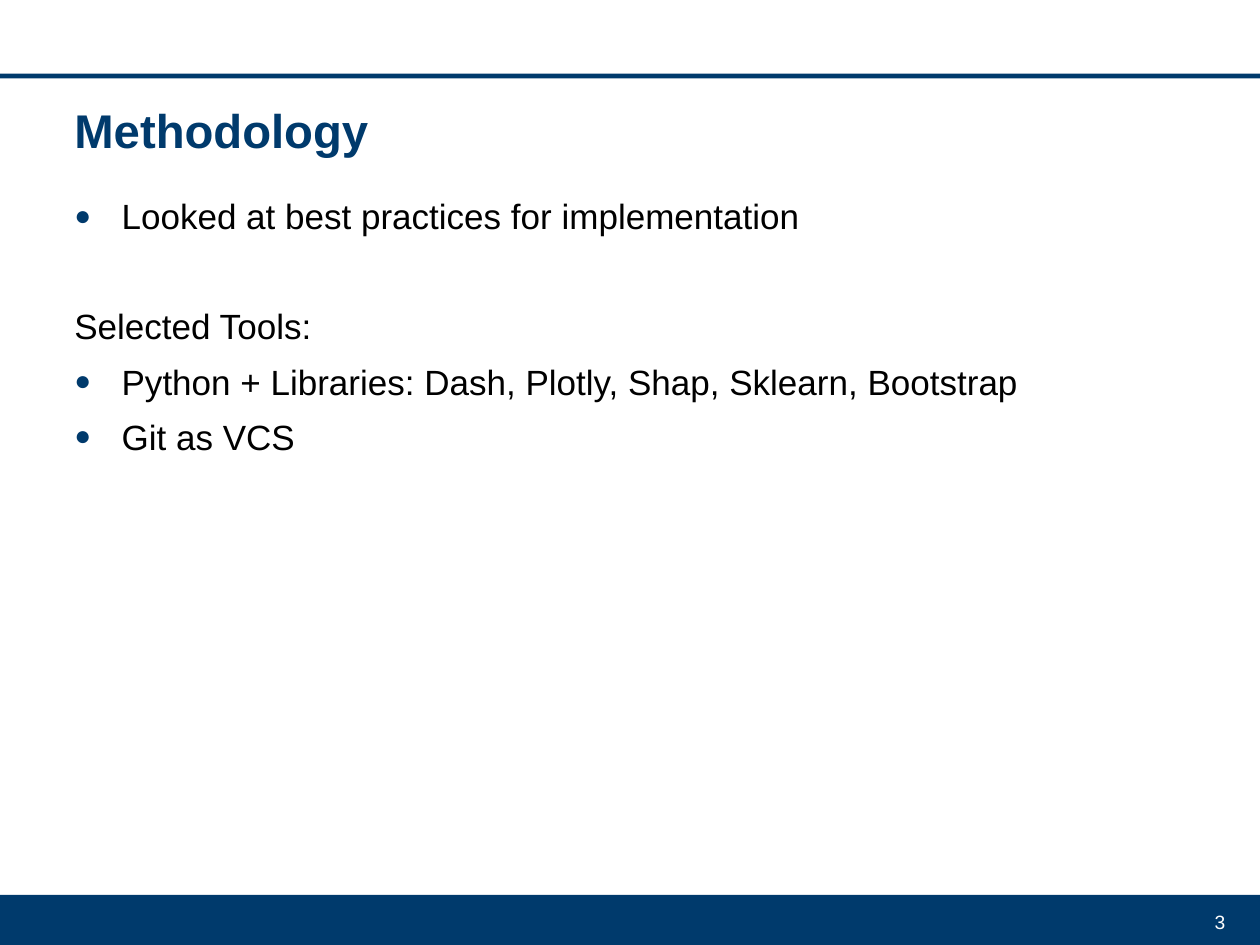
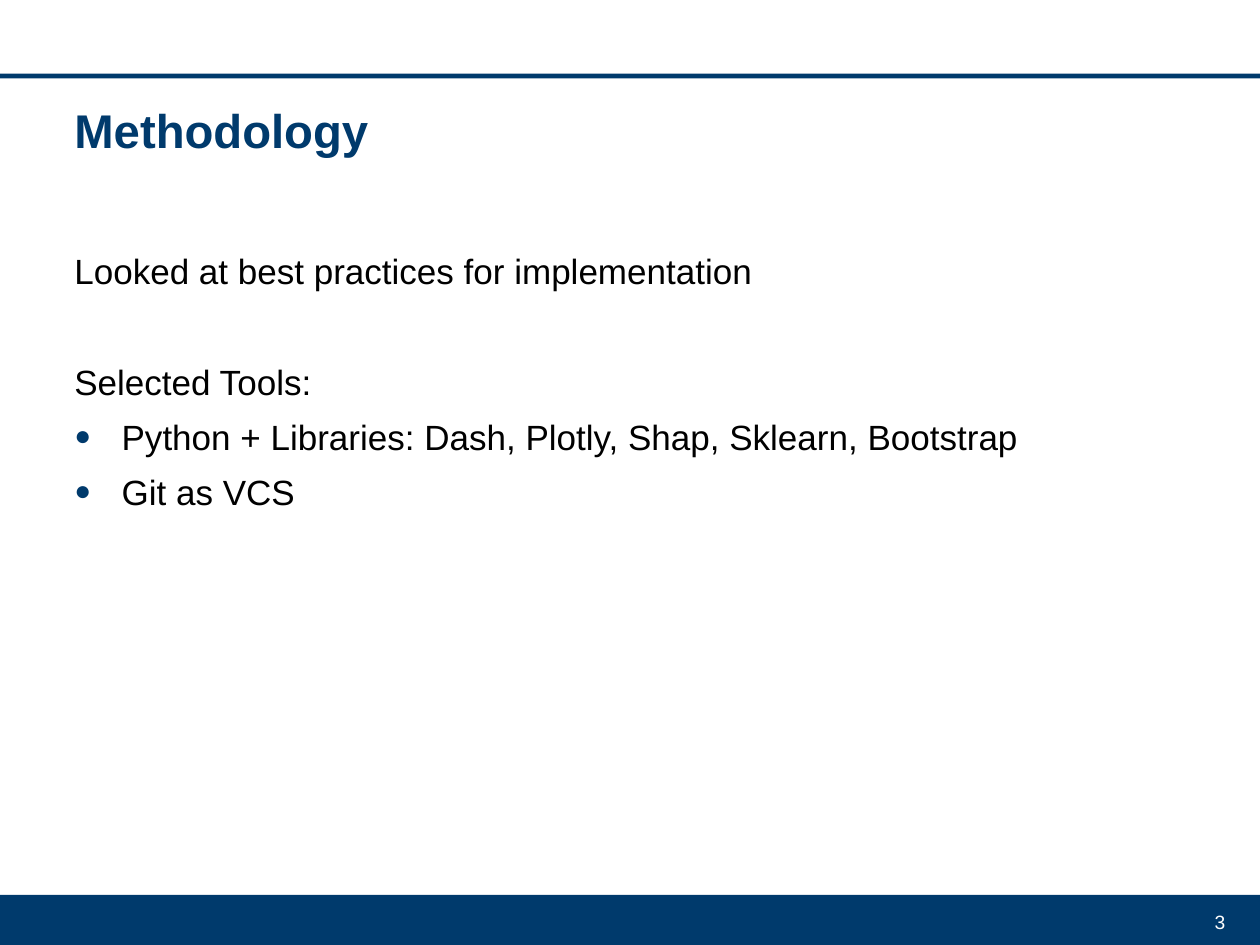
Before and after one commit to DrFab1/va_explainable_ai, a slide deck: slide 3 of VA_Projekt.ppt. Drawn at 1260x945 pixels with LibreOffice and Linux fonts; fonts in the diff are those of the drawing; background and template pictures are left out. Boxes give left, top, right and bottom in pixels: in the first picture for what was removed or moved away, otherwise in the second. Text is boxed around its words. In the diff, an @@ line names an element or a change of style, - is before the commit and + after.

```diff
--- a/VA_Projekt.ppt
+++ b/VA_Projekt.ppt
@@ text at bbox=[74, 258, 752, 291]: bullet ● to none @@
```
Also in this commit, not shown: 4 other slides changed.
